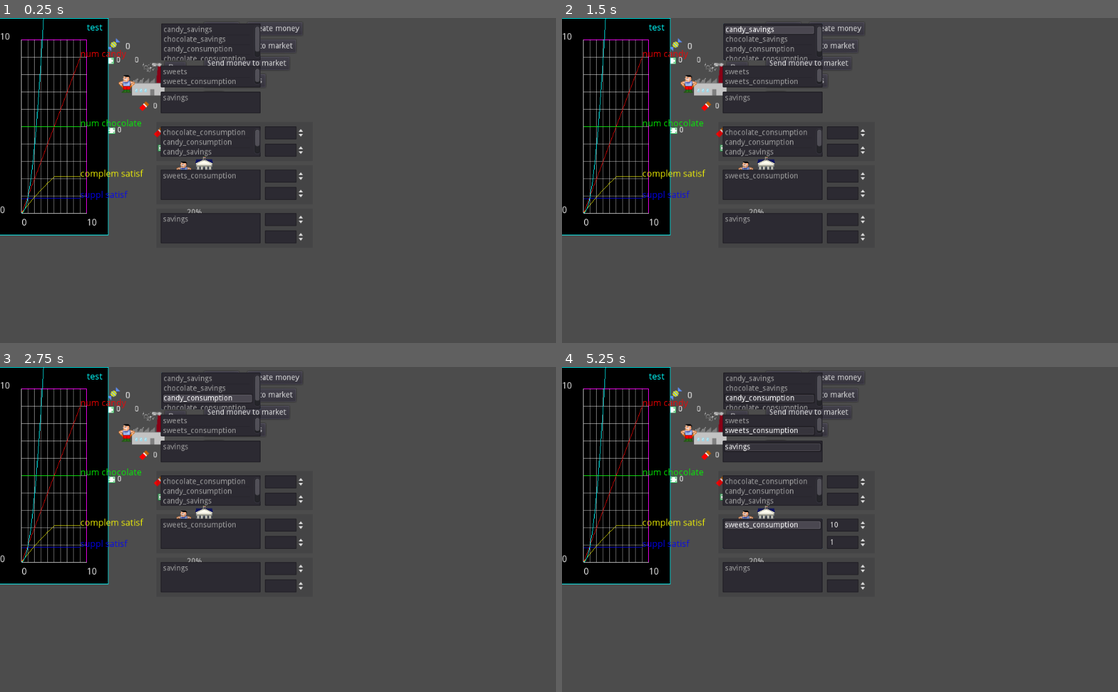
Above: before the commit, frames 1-4 (two rows, left to right).
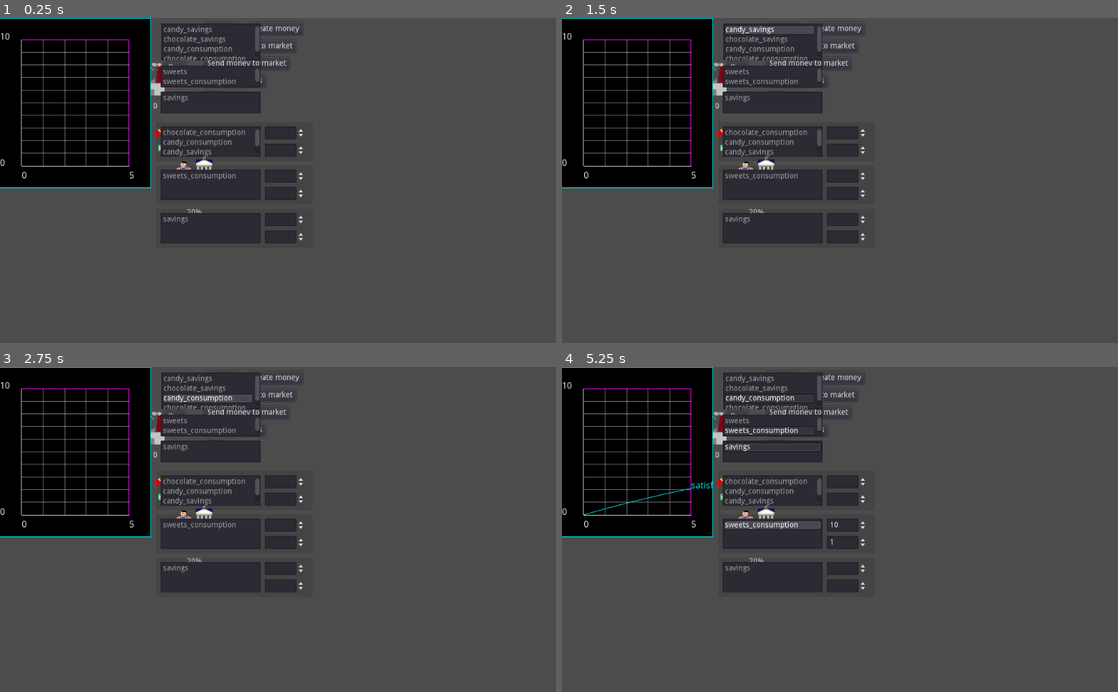
Above: after the commit, the same moments.

Repository: carlostgit/Fiat2
Game: Godot game, scene res://Fiat.tscn
The game is run twice, just before and just after one commit, with the same random seed, the same clock (stepped at 60 frames per second) and the same inputs.
Inputs:
- Up to frame 1 (0.25 s): no input
- Up to frame 2 (1.5 s): click "Produce" at 0.5 s; click "Create money" at 1.25 s
- Up to frame 3 (2.75 s): click "Send products to market" at 2 s
- Up to frame 4 (5.25 s): click "Send money to market" at 2.75 s; click "Calculate prices" at 3.5 s; click "Buy" at 4.25 s; click "Buy" at 5 s

The runs differ from the first frame. In frame 1, 8.6% of the frame differs, in the area x 0-28%, y 0-67%; in frame 2, 8.6%; in frame 3, 8.6%; in frame 4, 8.7%.

Commit message:
Mejoras en Plotter. Avanzo en PriceCalculationTesterScene

Diff:
--- a/Plotter/Plotter.gd
+++ b/Plotter/Plotter.gd
@@ -67,12 +67,14 @@
 	_groupid_color.clear()
 	_groupid_label.clear()
 
+	update()
 
 func clear_group_of_points(groupid_arg:int):
 	_groupid_points.erase(groupid_arg)
 	_groupid_color.erase(groupid_arg)
 	_groupid_label.erase(groupid_arg)
 
+	update()
 
 func add_func_ref(func_ref_arg:FuncRef, func_args_arg = [], label_arg:String = "", color_arg:Color = Color(0,1,1))->void:
 	_func_array.append(func_ref_arg)
@@ -82,6 +84,7 @@
 
 	_func_color_dict[func_ref_arg]=color_arg
 
+	update()
 
 func default_test_function(x_arg:float) -> float:
 	var y:float = x_arg*x_arg
@@ -110,6 +113,7 @@
 
 	_calculated_points_per_unit = float(_max_x)/float(_total_num_of_calculated_points)
 
+	update()
 
 func _init(x_max_arg:float=5, y_max_arg:float=10, left_margin_arg:float=40, right_margin_arg:float=40, top_margin_arg:float=40, bottom_margin_arg:float=40, points_calculated_arg=100):
 	self.connect("item_rect_changed",self,"updated_size")
@@ -292,6 +296,7 @@
 func add_point(point_arg:Vector2):
 	_points_to_draw.append(point_arg)
 
+	update()
 
 func add_point_group(group_id:int, points_arg:Array, color_arg:Color = Color(0,1,1), label_arg = ""):
 
@@ -299,6 +304,7 @@
 	_groupid_color[group_id] = color_arg
 	_groupid_label[group_id] = label_arg
 
+	update()
 
 func draw_points(color_arg:Color = Color(0,1,0)):
 
--- a/PriceCalculation/PriceCalculationTester.gd
+++ b/PriceCalculation/PriceCalculationTester.gd
@@ -25,17 +25,17 @@
 #
 
 #	Plotter
-	var x_max:float = 10
-	var y_max:float = 10
-	var plotter:Plotter = Plotter.new(x_max,y_max)
-	plotter.set_size(Vector2(200,400))
-#	plotter.set_size(Vector2(400,500))
-
-	self.call_deferred("add_child",plotter)
-#
-
-	var test_funcref = funcref( plotter, "default_test_function")
-	plotter.add_func_ref(test_funcref,[],"test")
+#	var x_max:float = 10
+#	var y_max:float = 10
+#	var plotter:Plotter = Plotter.new(x_max,y_max)
+#	plotter.set_size(Vector2(200,400))
+
+
+#	self.call_deferred("add_child",plotter)
+#
+
+#	var test_funcref = funcref( plotter, "default_test_function")
+#	plotter.add_func_ref(test_funcref,[],"test")
 #
 #	TODO (pseudocódigo)
 	var price_calc_interf:PriceCalculationInterface = PriceCalculationInterface.new()
@@ -167,65 +167,65 @@
 #			count += 1
 
 
-	if false:
-		var options:Array = satisfaction_calculator.get_options()
-		var option_points_dict:Dictionary = {}
-		for option in options:
-			option_points_dict[option] = []
-
-		for i in range(150):
-#			var input_dict:Dictionary = {"candy":i}
-#			var options_output:Dictionary = trade_calculator.calculate_trade_for_combidict(input_dict)
-			var options_output:Dictionary = trade_calculator.calculate_best_combidict(i)
-#			var trade_product_dict = satisfaction_calculator.calculate_productdict_from_optiondict(options_output)
-			for option in options_output:
-				var vect2:Vector2 = Vector2(i,options_output[option])
-				option_points_dict[option].append(vect2)
-
-		var count = 0
-		var color_r:float = 0.7
-		var color_g:float = 0.1
-		var color_b:float = 0.3
-		for option in option_points_dict:
-			color_r += 0.3
-			while color_r>1:
-				color_r -= 1
-			color_g += 0.4
-			while color_g>1:
-				color_g -= 1
-			color_b += 0.6
-			while color_b>1:
-				color_b -= 1
-
-			plotter.add_point_group(count,option_points_dict[option], Color (color_r,color_g,color_b,0.9), option)
-			count += 1
-
-
-	if true:
-#		var num_candy=5
-		var num_chocolate=5
-		var array_candy:Array = []
-		var array_chocolate:Array = []
-		var array_satisf_supplem:Array = []
-		var array_satisf_complem:Array = []
-		for x in range (0,10):
-#			var num_chocolate:int = x
-			var num_candy:int = x
-#			var combidict:Dictionary = {"candy_savings":num_candy,"chocolate_savings":num_chocolate}
-			var combidict:Dictionary = {"candy_consumption":num_candy,"chocolate_consumption":num_chocolate,
-										"candy_savings":num_candy,"chocolate_savings":num_chocolate
-										}
-			var satisf_supplem:float = satisfaction_calculator.calculate_satisf_of_combidict_from_supplementary_combos(combidict)
-			var satisf_complem:float = satisfaction_calculator.calculate_satisf_of_combidict_from_complementary_combos(combidict)
-			array_candy.append(Vector2(x,num_candy))
-			array_chocolate.append(Vector2(x,num_chocolate))
-			array_satisf_supplem.append(Vector2(x,satisf_supplem))
-			array_satisf_complem.append(Vector2(x,satisf_complem))
-
-		plotter.add_point_group(1,array_candy,Color(1,0,0,0.9), "num candy")
-		plotter.add_point_group(2,array_chocolate,Color(0,1,0,0.9), "num chocolate")
-		plotter.add_point_group(3,array_satisf_supplem,Color(0,0,1,0.9), "suppl satisf")
-		plotter.add_point_group(4,array_satisf_complem,Color(1,1,0,0.9), "complem satisf")
+#	if false:
+#		var options:Array = satisfaction_calculator.get_options()
+#		var option_points_dict:Dictionary = {}
+#		for option in options:
+#			option_points_dict[option] = []
+#
+#		for i in range(150):
+##			var input_dict:Dictionary = {"candy":i}
+##			var options_output:Dictionary = trade_calculator.calculate_trade_for_combidict(input_dict)
+#			var options_output:Dictionary = trade_calculator.calculate_best_combidict(i)
+##			var trade_product_dict = satisfaction_calculator.calculate_productdict_from_optiondict(options_output)
+#			for option in options_output:
+#				var vect2:Vector2 = Vector2(i,options_output[option])
+#				option_points_dict[option].append(vect2)
+#
+#		var count = 0
+#		var color_r:float = 0.7
+#		var color_g:float = 0.1
+#		var color_b:float = 0.3
+#		for option in option_points_dict:
+#			color_r += 0.3
+#			while color_r>1:
+#				color_r -= 1
+#			color_g += 0.4
+#			while color_g>1:
+#				color_g -= 1
+#			color_b += 0.6
+#			while color_b>1:
+#				color_b -= 1
+#
+#			plotter.add_point_group(count,option_points_dict[option], Color (color_r,color_g,color_b,0.9), option)
+#			count += 1
+
+
+#	if true:
+##		var num_candy=5
+#		var num_chocolate=5
+#		var array_candy:Array = []
+#		var array_chocolate:Array = []
+#		var array_satisf_supplem:Array = []
+#		var array_satisf_complem:Array = []
+#		for x in range (0,10):
+##			var num_chocolate:int = x
+#			var num_candy:int = x
+##			var combidict:Dictionary = {"candy_savings":num_candy,"chocolate_savings":num_chocolate}
+#			var combidict:Dictionary = {"candy_consumption":num_candy,"chocolate_consumption":num_chocolate,
+#										"candy_savings":num_candy,"chocolate_savings":num_chocolate
+#										}
+#			var satisf_supplem:float = satisfaction_calculator.calculate_satisf_of_combidict_from_supplementary_combos(combidict)
+#			var satisf_complem:float = satisfaction_calculator.calculate_satisf_of_combidict_from_complementary_combos(combidict)
+#			array_candy.append(Vector2(x,num_candy))
+#			array_chocolate.append(Vector2(x,num_chocolate))
+#			array_satisf_supplem.append(Vector2(x,satisf_supplem))
+#			array_satisf_complem.append(Vector2(x,satisf_complem))
+#
+#		plotter.add_point_group(1,array_candy,Color(1,0,0,0.9), "num candy")
+#		plotter.add_point_group(2,array_chocolate,Color(0,1,0,0.9), "num chocolate")
+#		plotter.add_point_group(3,array_satisf_supplem,Color(0,0,1,0.9), "suppl satisf")
+#		plotter.add_point_group(4,array_satisf_complem,Color(1,1,0,0.9), "complem satisf")
 
 #	satisfaction_calculator.print_info()
 #	TODO
--- a/PriceCalculation/PriceCalculationTesterScene.gd
+++ b/PriceCalculation/PriceCalculationTesterScene.gd
@@ -69,27 +69,62 @@
 func add_satisf_curve_for_sup_combo(satif_curve_arg:String):
 	$SatisfCurvesForSupCombos/SatisfCurvesForSupCombosItemList.add_item(satif_curve_arg)
 
+func draw_satisfaction_curve(satisf_curve_arg):
+	$Plotter.clear()
+	if satisf_curve_arg:
+		var test_funcref = funcref( satisf_curve_arg, "calculate_satifaction")
+		$Plotter.add_func_ref(test_funcref,[],"satisf")
 
 func _on_SatisfCurvesItemList_item_selected(index):
+	var option:String = $SatisfCurvesForOptions/SatisfCurvesItemList.get_item_text(index)
+	show_data_of_option(option)
+
+func _on_SatisfCurvesForCompCombosItemList_item_selected(index):
+	var option:String = $SatisfCurvesForCompCombos/SatisfCurvesForCompCombosItemList.get_item_text(index)
+	show_data_of_comp_combo(option)
+
+func _on_SatisfCurvesForSupCombosItemList_item_selected(index):
+	var option:String = $SatisfCurvesForSupCombos/SatisfCurvesForSupCombosItemList.get_item_text(index)
+	show_data_of_sup_combo(option)
+
+func _on_SatisfCurvesItemList_item_activated(index):
+	var option:String = $SatisfCurvesForOptions/SatisfCurvesItemList.get_item_text(index)
+	show_data_of_option(option)
+
+func _on_SatisfCurvesForCompCombosItemList_item_activated(index):
+	var option:String = $SatisfCurvesForCompCombos/SatisfCurvesForCompCombosItemList.get_item_text(index)
+	show_data_of_comp_combo(option)
+
+func _on_SatisfCurvesForSupCombosItemList_item_activated(index):
+	var option:String = $SatisfCurvesForSupCombos/SatisfCurvesForSupCombosItemList.get_item_text(index)
+	show_data_of_sup_combo(option)
+
+func show_data_of_option(option_arg:String):
 	if (_satisfaction_calculator):
-		var option:String = $SatisfCurvesForOptions/SatisfCurvesItemList.get_item_text(index)
-		var max_satisf = _satisfaction_calculator.get_option_max_satisfaction(option)
+		var max_satisf = _satisfaction_calculator.get_option_max_satisfaction(option_arg)
 		$SatisfCurvesForOptions/MaxSatisfSpinBox.set_value(max_satisf)
-		var pref_at_0 = _satisfaction_calculator.get_option_preference_at_0(option)
+		var pref_at_0 = _satisfaction_calculator.get_option_preference_at_0(option_arg)
 		$SatisfCurvesForOptions/SatisfAt0SpinBox.set_value(pref_at_0)
 
-func _on_SatisfCurvesForCompCombosItemList_item_selected(index):
+		var satisf_curve = _satisfaction_calculator.get_satisfaction_curve_of_option(option_arg)
+		draw_satisfaction_curve(satisf_curve)
+
+func show_data_of_comp_combo(comp_combo_arg:String):
 	if (_satisfaction_calculator):
-		var option:String = $SatisfCurvesForCompCombos/SatisfCurvesForCompCombosItemList.get_item_text(index)
-		var max_satisf = _satisfaction_calculator.get_complementary_combo_max_satisfaction(option)
+		var max_satisf = _satisfaction_calculator.get_complementary_combo_max_satisfaction(comp_combo_arg)
 		$SatisfCurvesForCompCombos/MaxSatisfSpinBox.set_value(max_satisf)
-		var pref_at_0 = _satisfaction_calculator.get_complementary_combo_preference_at_0(option)
+		var pref_at_0 = _satisfaction_calculator.get_complementary_combo_preference_at_0(comp_combo_arg)
 		$SatisfCurvesForCompCombos/SatisfAt0SpinBox.set_value(pref_at_0)
 
-func _on_SatisfCurvesForSupCombosItemList_item_selected(index):
+		var satisf_curve = _satisfaction_calculator.get_satisfaction_curve_of_comp_combo(comp_combo_arg)
+		draw_satisfaction_curve(satisf_curve)
+
+func show_data_of_sup_combo(sup_combo_arg:String):
 	if (_satisfaction_calculator):
-		var option:String = $SatisfCurvesForSupCombos/SatisfCurvesForSupCombosItemList.get_item_text(index)
-		var max_satisf = _satisfaction_calculator.get_supplementary_combo_max_satisfaction(option)
+		var max_satisf = _satisfaction_calculator.get_supplementary_combo_max_satisfaction(sup_combo_arg)
 		$SatisfCurvesForSupCombos/MaxSatisfSpinBox.set_value(max_satisf)
-		var pref_at_0 = _satisfaction_calculator.get_supplementary_combo_preference_at_0(option)
+		var pref_at_0 = _satisfaction_calculator.get_supplementary_combo_preference_at_0(sup_combo_arg)
 		$SatisfCurvesForSupCombos/SatisfAt0SpinBox.set_value(pref_at_0)
+
+		var satisf_curve = _satisfaction_calculator.get_satisfaction_curve_of_sup_combo(sup_combo_arg)
+		draw_satisfaction_curve(satisf_curve)
--- a/PriceCalculation/PriceCalculationTesterScene.tscn
+++ b/PriceCalculation/PriceCalculationTesterScene.tscn
@@ -1,6 +1,7 @@
-[gd_scene load_steps=2 format=2]
+[gd_scene load_steps=3 format=2]
 
 [ext_resource path="res://PriceCalculation/PriceCalculationTesterScene.gd" type="Script" id=1]
+[ext_resource path="res://Plotter/Plotter.tscn" type="PackedScene" id=2]
 
 [node name="Control" type="Control"]
 anchor_right = 1.0
@@ -137,6 +138,11 @@
 __meta__ = {
 "_edit_use_anchors_": false
 }
+
+[node name="Plotter" parent="." instance=ExtResource( 2 )]
+[connection signal="item_activated" from="SatisfCurvesForOptions/SatisfCurvesItemList" to="." method="_on_SatisfCurvesItemList_item_activated"]
 [connection signal="item_selected" from="SatisfCurvesForOptions/SatisfCurvesItemList" to="." method="_on_SatisfCurvesItemList_item_selected"]
+[connection signal="item_activated" from="SatisfCurvesForCompCombos/SatisfCurvesForCompCombosItemList" to="." method="_on_SatisfCurvesForCompCombosItemList_item_activated"]
 [connection signal="item_selected" from="SatisfCurvesForCompCombos/SatisfCurvesForCompCombosItemList" to="." method="_on_SatisfCurvesForCompCombosItemList_item_selected"]
+[connection signal="item_activated" from="SatisfCurvesForSupCombos/SatisfCurvesForSupCombosItemList" to="." method="_on_SatisfCurvesForSupCombosItemList_item_activated"]
 [connection signal="item_selected" from="SatisfCurvesForSupCombos/SatisfCurvesForSupCombosItemList" to="." method="_on_SatisfCurvesForSupCombosItemList_item_selected"]
--- a/PriceCalculation/SatisfactionCalculator.gd
+++ b/PriceCalculation/SatisfactionCalculator.gd
@@ -148,6 +148,21 @@
 	if _supplementary_combo_satisf_curve_dict.has(combo_arg):
 		return _supplementary_combo_satisf_curve_dict[combo_arg].get_preference_at_0()
 	return 0
+
+func get_satisfaction_curve_of_option(option_arg:String):
+	if _option_satisf_curve_dict.has(option_arg):
+		return _option_satisf_curve_dict[option_arg]
+	return null
+
+func get_satisfaction_curve_of_comp_combo(option_arg:String):
+	if _complementary_combo_satisf_curve_dict.has(option_arg):
+		return _complementary_combo_satisf_curve_dict[option_arg]
+	return null
+
+func get_satisfaction_curve_of_sup_combo(option_arg:String):
+	if _supplementary_combo_satisf_curve_dict.has(option_arg):
+		return _supplementary_combo_satisf_curve_dict[option_arg]
+	return null
 
 func increase_max_satisfaction_of_option(option_arg:String):
 	if _option_satisf_curve_dict.has(option_arg):
Not shown: 1 places in Fiat.tscn that only renumber resources
